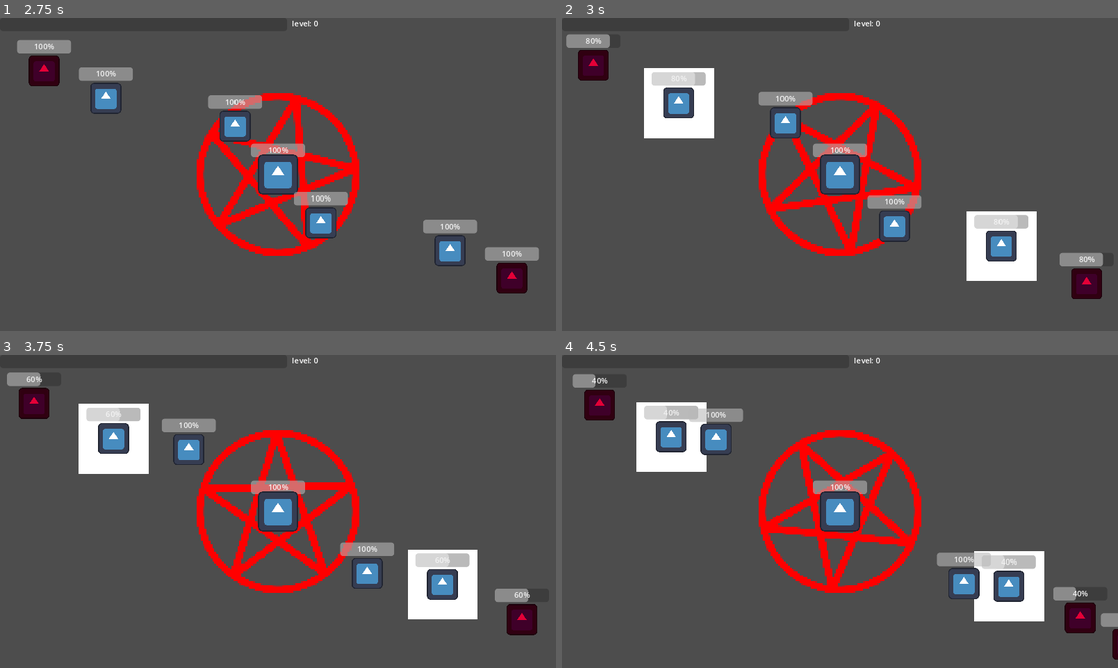
Above: before the commit, frames 1-4 (two rows, left to right).
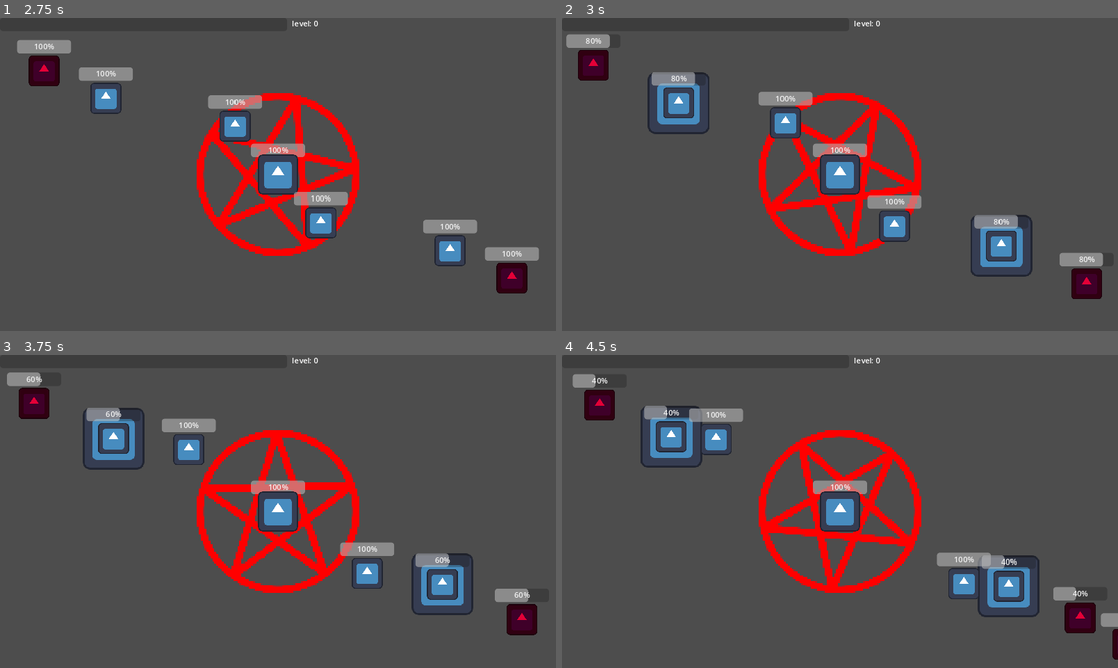
Above: after the commit, the same moments.

Repository: geekazodium/project-skeleton
Game: Godot game, scene res://scenes/game_scene.tscn
Same seed, same stepped clock (60 frames per second), same inputs: the game is played once before the commit and once after it. The engine's default icon, where the game draws it, is replaced by a stand-in: a white triangle on a blue panel in a dark square.
Inputs:
- Up to frame 1 (2.75 s): no input
- Up to frame 2 (3 s): no input
- Up to frame 3 (3.75 s): no input
- Up to frame 4 (4.5 s): no input

Frame 1 is identical in both runs. In frame 2, 4.5% of the frame differs, in the area x 14-86%, y 16-84%; in frame 3, 4.5%; in frame 4, 4.3%.

Commit message:
fix: adjusted spawn rate scaling changed attack display

Diff:
--- a/scenes/entities/minion.tscn
+++ b/scenes/entities/minion.tscn
@@ -89,19 +89,9 @@
 script = ExtResource("8_20gw0")
 damage_event = "minion_dealt_damage"
 
-[node name="ColorRect" type="ColorRect" parent="StateMachine/TrackTargetState/AttackArea"]
+[node name="ColorRect" type="Sprite2D" parent="StateMachine/TrackTargetState/AttackArea"]
 z_index = -100
-anchors_preset = 8
-anchor_left = 0.5
-anchor_top = 0.5
-anchor_right = 0.5
-anchor_bottom = 0.5
-offset_left = -72.5
-offset_top = -72.5
-offset_right = 72.5
-offset_bottom = 72.5
-grow_horizontal = 2
-grow_vertical = 2
+texture = ExtResource("1_r8ng3")
 
 [node name="CollisionShape2D" type="CollisionShape2D" parent="StateMachine/TrackTargetState/AttackArea"]
 shape = SubResource("CircleShape2D_ehyuf")
--- a/scenes/game_scene.tscn
+++ b/scenes/game_scene.tscn
@@ -95,7 +95,7 @@
 [node name="SpawnerDifficultyIncrease" type="Node" parent="Player/SpawnerRotation" node_paths=PackedStringArray("spawners")]
 script = ExtResource("7_g871n")
 spawners = [NodePath("../EnemySpawner"), NodePath("../EnemySpawner2")]
-timer_scale_fac = 0.96
+timer_scale_fac = 0.99
 
 [node name="NavigationRegion2D" type="NavigationRegion2D" parent="."]
 visible = false
